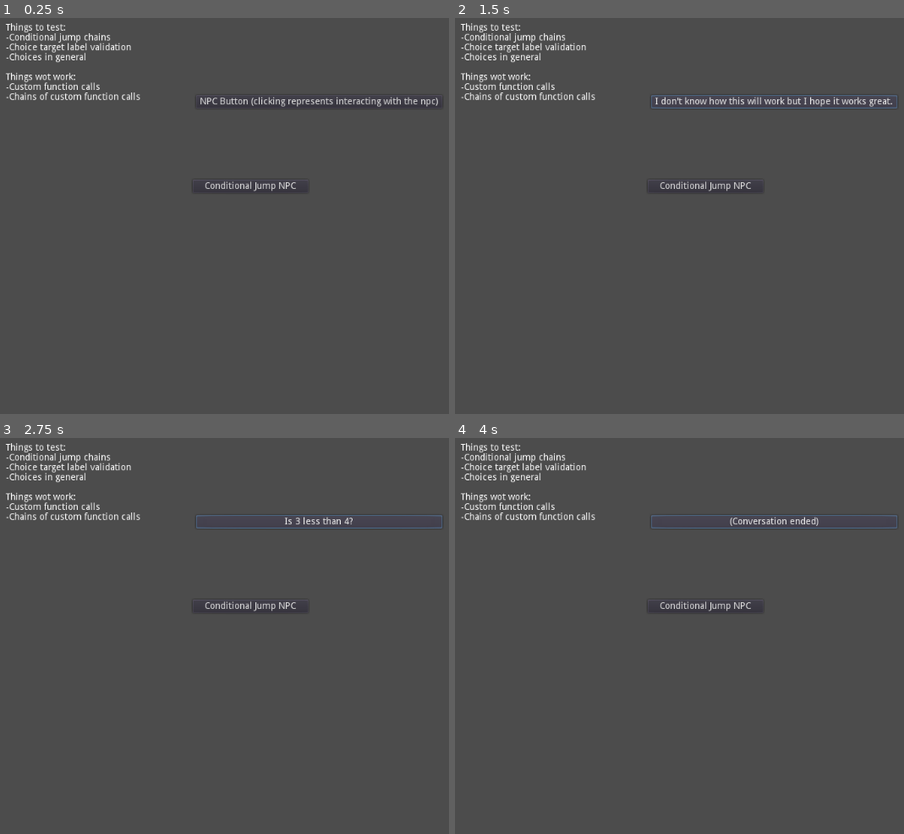
Above: before the commit, frames 1-4 (two rows, left to right).
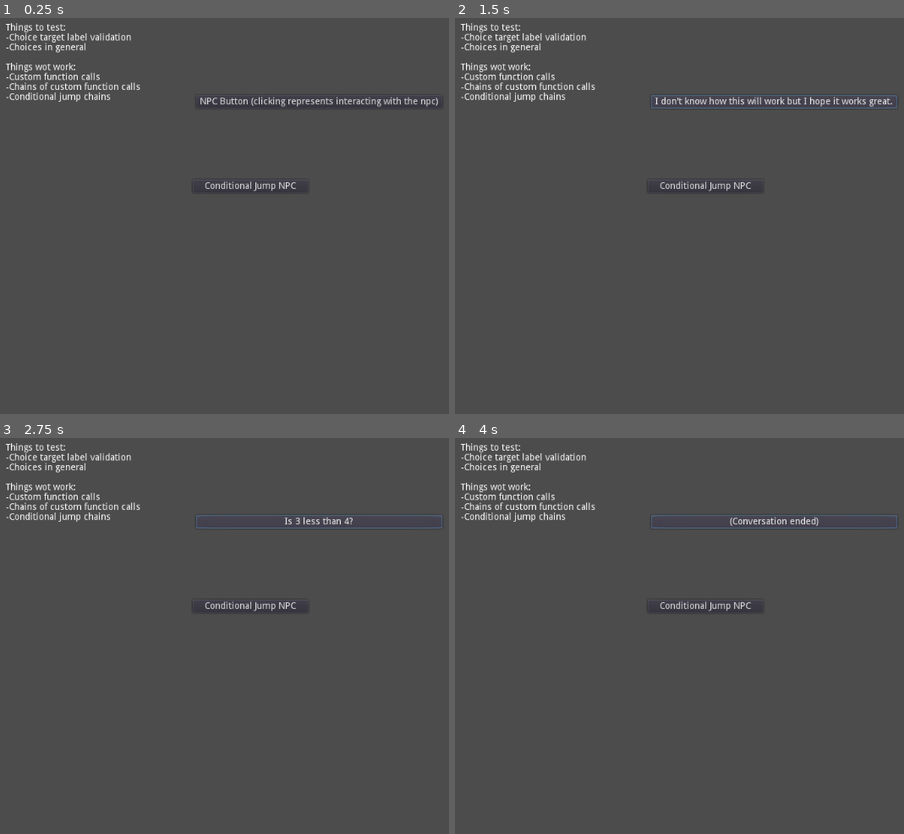
Above: after the commit, the same moments.

Repository: Lunarexxy/Dialogue-System
Game: Godot game, scene res://DialogueSystemTest.tscn
Two runs of this game, one before a commit and one after it. Both use one fixed random seed, a clock stepped at 60 frames per second and the inputs below. The engine's default icon, where the game draws it, is replaced by a stand-in: a white triangle on a blue panel in a dark square.
Inputs:
- Up to frame 1 (0.25 s): no input
- Up to frame 2 (1.5 s): click "NPC Button (clicking represen…" at 0.5 s; click "Hello, I am a button." at 1.25 s
- Up to frame 3 (2.75 s): click "I don't know how this will wo…" at 2 s
- Up to frame 4 (4 s): click "Is 3 less than 4?" at 2.75 s; click "It sure is." at 3.5 s

The runs differ from the first frame. In frame 1, 1.5% of the frame differs, in the area x 1-32%, y 3-22%; in frame 2, 1.5%; in frame 3, 1.5%; in frame 4, 1.5%.

Commit message:
Update DialogueSystemTest.tscn

Diff:
--- a/DialogueSystemTest.tscn
+++ b/DialogueSystemTest.tscn
@@ -38,13 +38,13 @@
 margin_right = 321.0
 margin_bottom = 268.0
 text = "Things to test:
--Conditional jump chains
 -Choice target label validation
 -Choices in general
 
 Things wot work:
 -Custom function calls
--Chains of custom function calls"
+-Chains of custom function calls
+-Conditional jump chains"
 __meta__ = {
 "_edit_use_anchors_": false
 }
